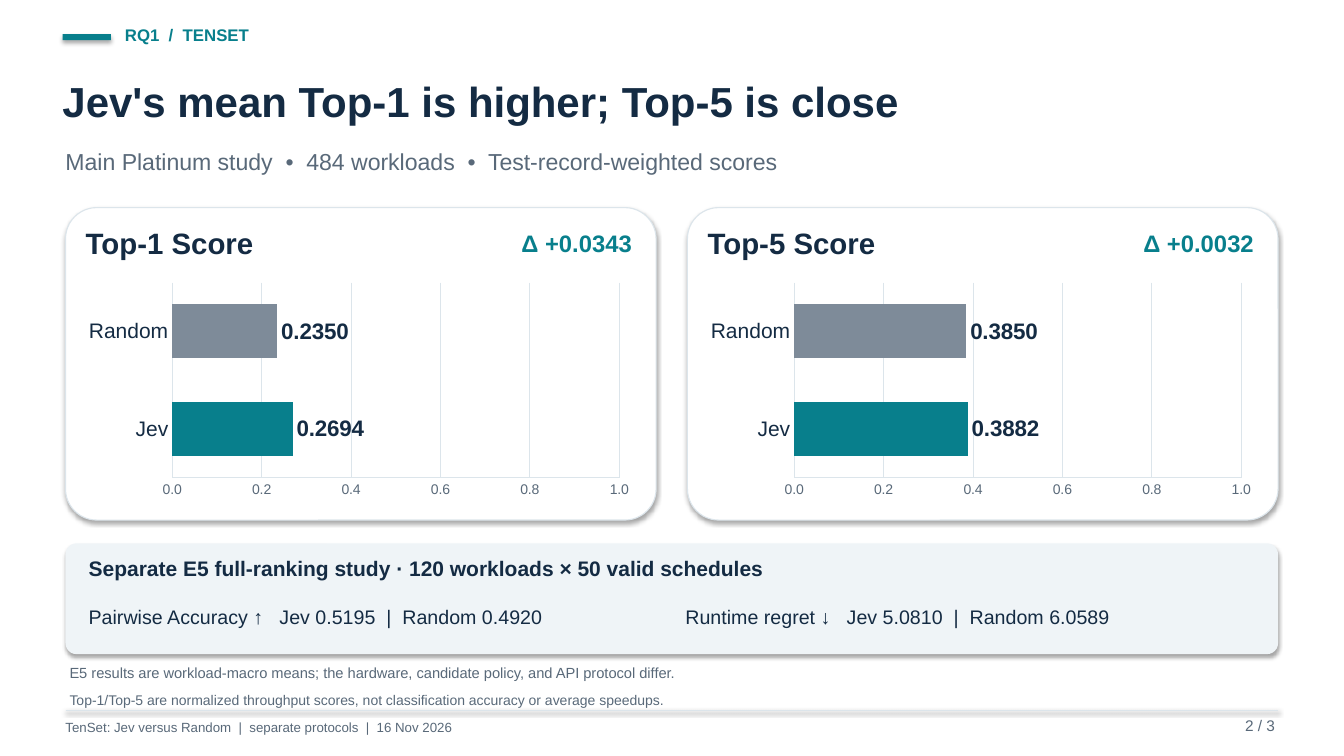
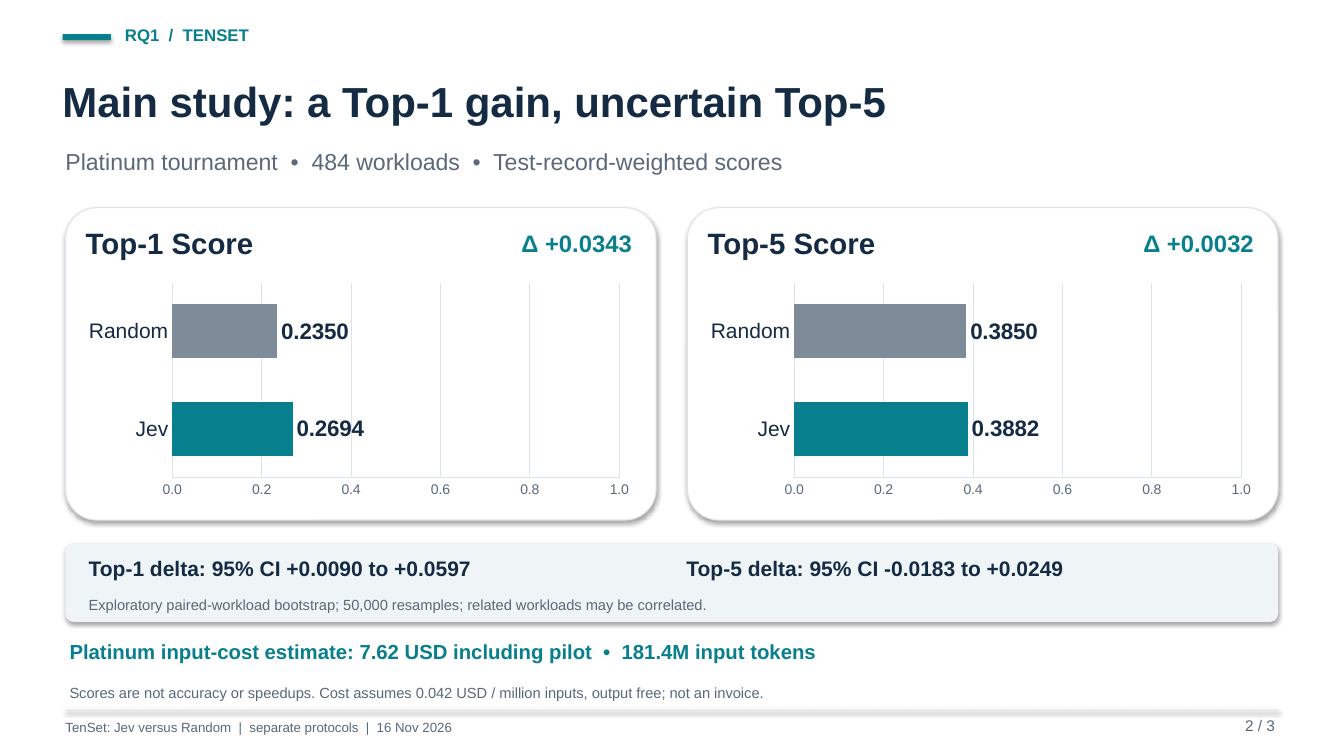
Before and after one commit to Jonghu/jev-ml-compiler-eval, a slide deck: slide 2 of docs/presentations/tenset-rq1/tenset_rq1_slides.pptx. Drawn at 1344x756 pixels with LibreOffice and Linux fonts; fonts in the diff are those of the drawing. Boxes give left, top, right and bottom in pixels: in the first picture for what was removed or moved away, otherwise in the second. Text is boxed around its words. In the diff, an @@ line names an element or a change of style, - is before the commit and + after.

Commit message:
docs: publish completed TenSet candidate-size results

```diff
--- a/docs/presentations/tenset-rq1/tenset_rq1_slides.pptx
+++ b/docs/presentations/tenset-rq1/tenset_rq1_slides.pptx
@@ text at (62, 86, 886, 126): text changed @@
-Jev's mean Top-1 is higher; Top-5 is close
+Main study: a Top-1 gain, uncertain Top-5
@@ text at (65, 153, 783, 175): text changed @@
-Main Platinum study • 484 workloads • Test-record-weighted scores
+Platinum tournament • 484 workloads • Test-record-weighted scores
@@ rounded rectangle: place and size @@
-rounded rectangle at (66, 543, 1278, 654)
+rounded rectangle at (66, 543, 1278, 622)
@@ text at (89, 560, 470, 580): text changed @@
-Separate E5 full-ranking study · 120 workloads × 50 valid schedules
+Top-1 delta: 95% CI +0.0090 to +0.0597
@@ text at (686, 560, 1063, 580): text changed; size 14 to 15 pt; bold on @@
-Pairwise Accuracy ↑ Jev 0.5195 | Random 0.4920
+Top-5 delta: 95% CI -0.0183 to +0.0249
@@ text added at (89, 599, 707, 613), 10.5 pt, text #596979 @@
+Exploratory paired-workload bootstrap; 50,000 resamples; related workloads may be correlated.
@@ text removed at (685, 609, 1109, 628) @@
-Runtime regret ↓ Jev 5.0810 | Random 6.0589
@@ text at (70, 644, 815, 664): text changed; size 10.5 to 14.5 pt; text colour #596979 to #087F8C; bold on @@
-E5 results are workload-macro means; the hardware, candidate policy, and API protocol differ.
+Platinum input-cost estimate: 7.62 USD including pilot • 181.4M input tokens
@@ text at (70, 687, 764, 701): text changed; size 10 to 10.5 pt @@
-Top-1/Top-5 are normalized throughput scores, not classification accuracy or average speedups.
+Scores are not accuracy or speedups. Cost assumes 0.042 USD / million inputs, output free; not an invoice.
```
Also in this commit, not shown: 1 other slide changed, 1 slide added, 1 slide removed, 40 other files.
